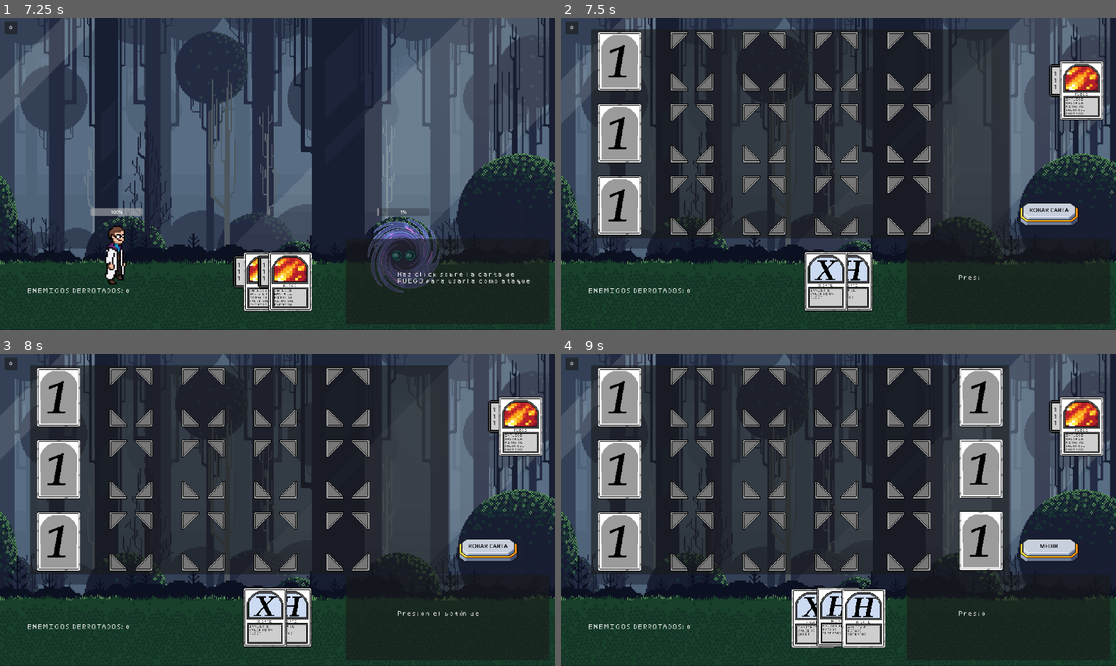
Above: before the commit, frames 1-4 (two rows, left to right).
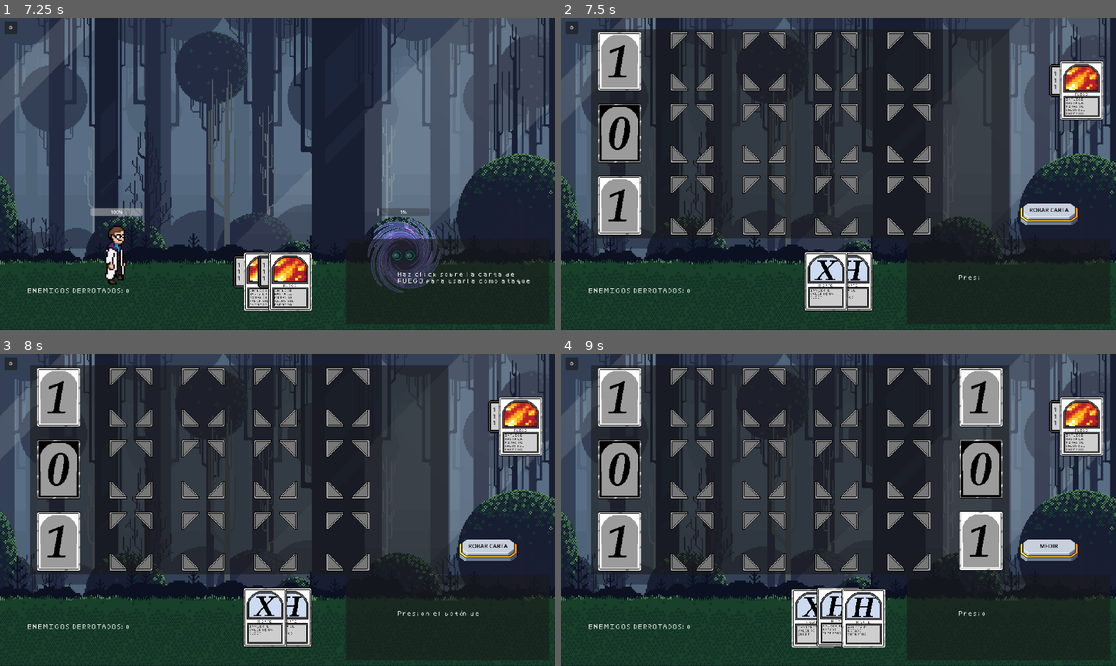
Above: after the commit, the same moments.

Repository: u1751855481-maker/quantumdeck
Game: Godot game, scene res://scenes/boot.tscn
The game is run twice, just before and just after one commit, with the same random seed, the same clock (stepped at 60 frames per second) and the same inputs.
Inputs (mouse positions are in pixels of both pictures, inside the frame that each line leads up to):
- Up to frame 1 (7.25 s): tap Enter (ui_accept) at 0.5, 0.77 s; move the mouse to (399, 158) at 0.52 s; press the mouse at (399, 158) at 0.53 s; release the mouse at (399, 158) at 1.25 s; click "Iniciar juego" at 1.25 s; click "ROBAR CARTA" at 2 s; click "⚙" at 2.75 s; click "Reanudar" at 3.5 s; click "⚙" at 4.25 s; click "Reanudar" at 5 s; click "⚙" at 5.75 s; click "Reanudar" at 6.5 s
- Up to frame 2 (7.5 s): move the mouse to (827, 283) at 7.27 s; click (827, 283) at 7.35 s
- Up to frame 3 (8 s): tap Enter (ui_accept) at 7.52 s
- Up to frame 4 (9 s): click "ROBAR CARTA" at 8 s; click "RESOLVER" at 8.75 s

Frame 1 is identical in both runs. In frame 2, 0.7% of the frame differs, in the area x 6-15%, y 27-47%; in frame 3, 0.7%; in frame 4, 1.3%, in the area x 6-80%, y 27-47%.

Commit message:
Update first-turn qubits and tutorial completion flow

Diff:
--- a/scripts/deck_hand.gd
+++ b/scripts/deck_hand.gd
@@ -28,6 +28,8 @@
 var IsMeasureSequenceRunning: bool = false
 var TutorialTypewriterRunId: int = 0
 var LastTutorialPhase: String = ""
+var HasCompletedFirstAttackTutorial: bool = false
+var TutorialHiddenAfterFirstAttack: bool = false
 const MEASURE_FLIP_DURATION: float = 0.35
 const MEASURE_REVEAL_DELAY: float = 0.25
 var FirstDraw: int = 1
@@ -96,11 +98,14 @@
 	pass
 
 func show_tutorial_for_phase(phase: String) -> void:
+	if(TutorialHiddenAfterFirstAttack):
+		return
 	if(phase == LastTutorialPhase):
 		return
 	var tutorial_text: String = get_tutorial_text_for_phase(phase)
 	if(tutorial_text.is_empty()):
 		return
+	$CanvasLayer/TutorialPanel.visible = true
 	LastTutorialPhase = phase
 	start_tutorial_typewriter(tutorial_text)
 
@@ -287,8 +292,10 @@
 	BattleManagerAux.resolve_enemy_attack()
 	play_sfx_enemy_hit()
 func set_token_area():
+	var forced_first_turn_qubits = ["1", "0", "1"]
 	for i in 3:
 		var token = TokenScene.instantiate()
+		token.change_value(forced_first_turn_qubits[i])
 		PlayerTokenArea.add_token(token)
 		#PlayerTokenArea.randomize_tokens()
 
@@ -376,9 +383,22 @@
 
 
 func _on_battle_manager_player_attacked():
+	if(!HasCompletedFirstAttackTutorial):
+		HasCompletedFirstAttackTutorial = true
+		show_good_job_tutorial_then_hide()
 	play_sfx_explosion()
 	resolve_enemy_attack()
 	pass # Replace with function body.
+
+func show_good_job_tutorial_then_hide() -> void:
+	if(TutorialHiddenAfterFirstAttack):
+		return
+	TutorialTypewriterRunId = TutorialTypewriterRunId + 1
+	$CanvasLayer/TutorialPanel.visible = true
+	TutorialTextLabel.text = "Good Job"
+	await get_tree().create_timer(2.0).timeout
+	$CanvasLayer/TutorialPanel.visible = false
+	TutorialHiddenAfterFirstAttack = true
 
 func _on_battle_manager_player_healed(heal_amount: int):
 	play_sfx_heal()
